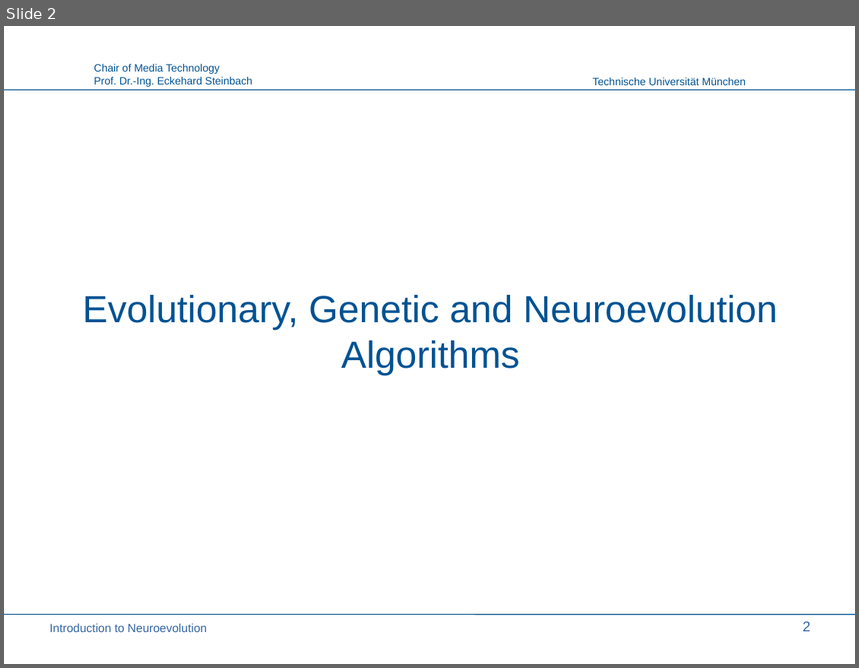
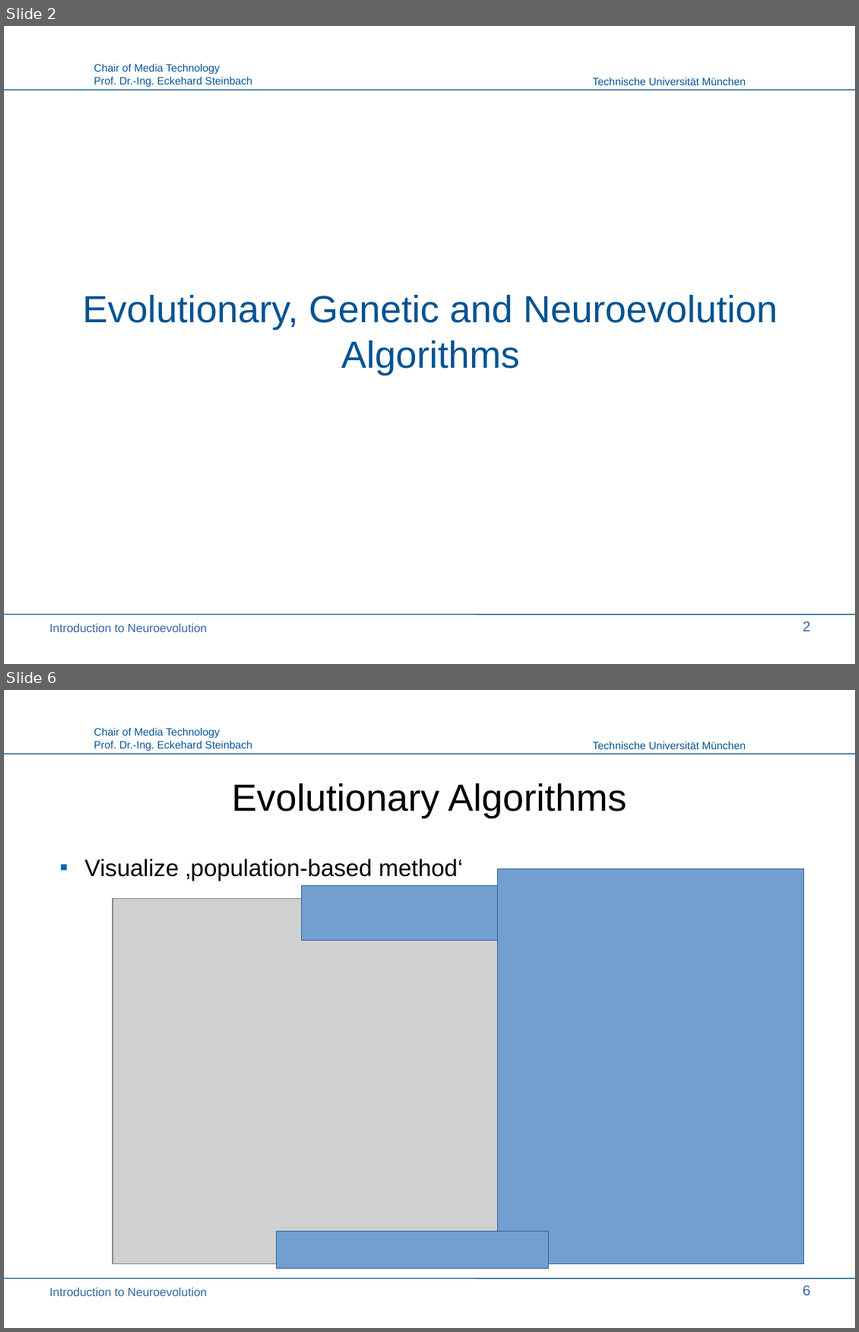
Before and after one commit to PaulPauls/Neuroevolution_of_Augmenting_Topologies_Paper, a slide deck: presentation/neuroevolution_presentation.odp. Shown one above the other, each under a label of ours: slide 2 before the commit, slides 2 and 6 after it; the slides between them are not shown. The pictures are 859x668 and 859x1332 pixels, drawn with LibreOffice and Linux fonts; fonts in the diff are those of the drawing; grey boxes stand for pictures; background and template pictures are left out. Boxes give left, top, right and bottom in pixels: in the first picture for what was removed or moved away, otherwise in the second. Text is boxed around its words. In the diff, an @@ line names an element or a change of style, - is before the commit and + after.

Commit message:
Iterate over presentation, adding some text from paper also applicable in presentation

```diff
--- a/presentation/neuroevolution_presentation.odp
+++ b/presentation/neuroevolution_presentation.odp
@@ slide 6 added at box(4, 690, 855, 1328), background #FFFFFF; not listed: 4 template elements that a slide beside it also shows @@
@@ title added at box(232, 783, 626, 818), 32 pt, text #000000 @@
+Evolutionary Algorithms
@@ text added at box(85, 859, 463, 881), 20 pt, text #000000 @@
+▪ Visualize ‚population-based method‘
@@ rectangle added at box(498, 869, 804, 1265), fill #729FCF, outline #3465A4 0 pt @@
@@ rectangle added at box(302, 886, 778, 940), fill #729FCF, outline #3465A4 0 pt @@
@@ picture added at box(113, 898, 770, 1265) @@
@@ rectangle added at box(276, 1231, 549, 1269), fill #729FCF, outline #3465A4 0 pt @@
@@ text added at box(50, 1287, 207, 1296), 10 pt, text #3465A4 @@
+Introduction to Neuroevolution
@@ page number added at box(803, 1286, 810, 1296), 12 pt, text #3465A4 @@
+6
```
Also in this commit, not shown: 8 slides changed, 1 other slide added.
